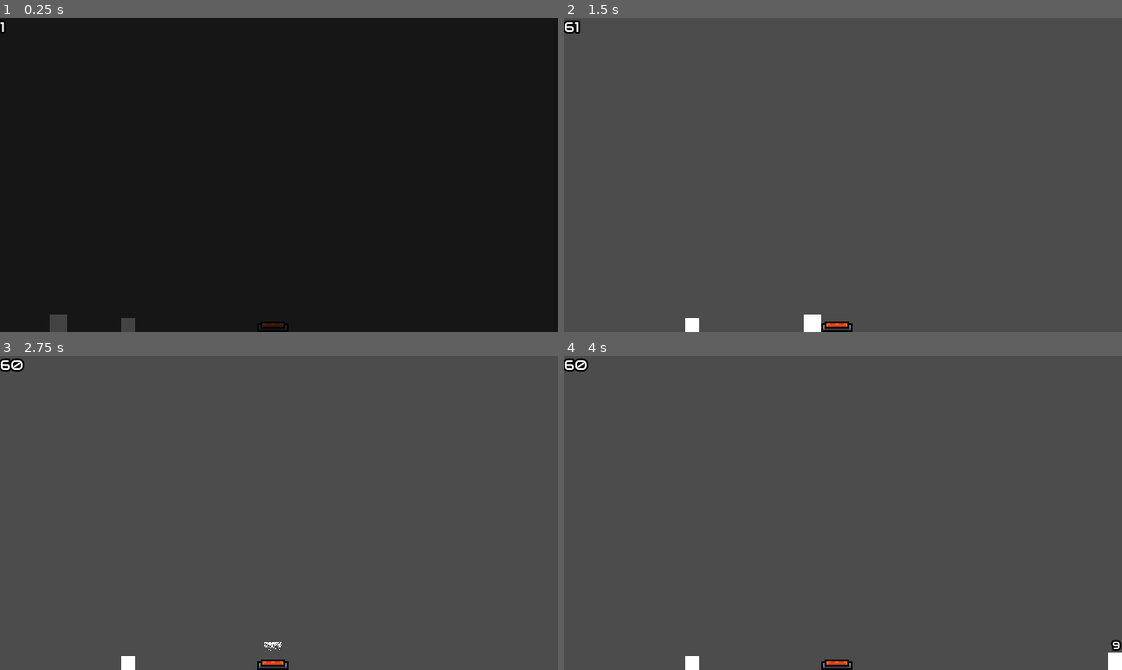
Above: before the commit, frames 1-4 (two rows, left to right).
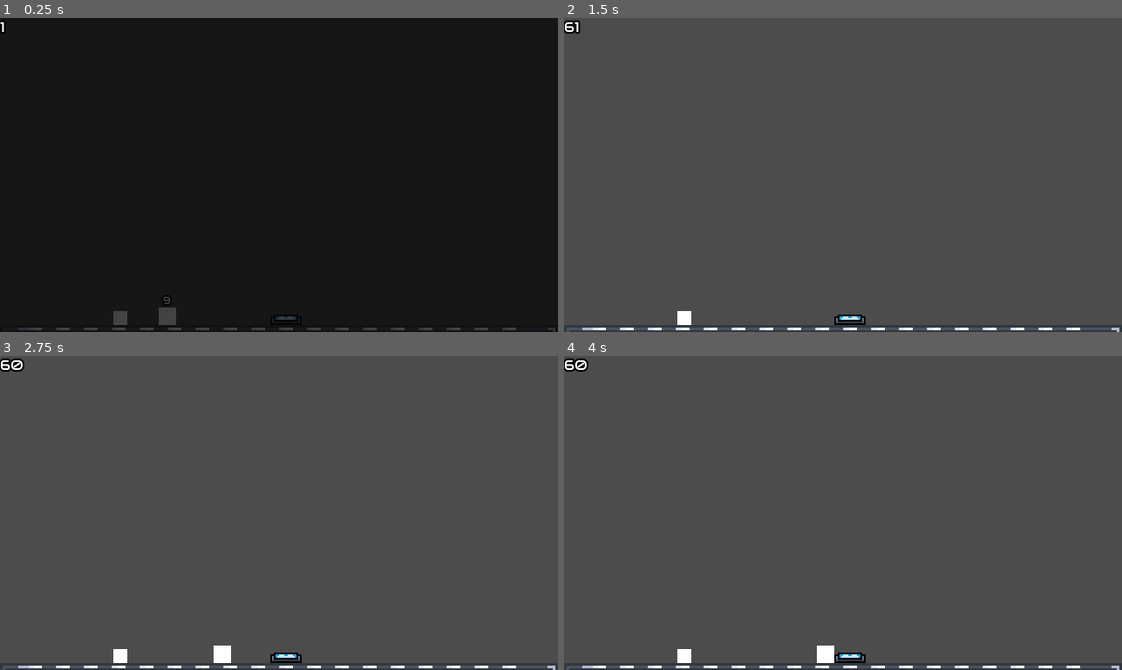
Above: after the commit, the same moments.

Repository: moha2008dev/slime-shift
Game: Godot game, scene res://scenes/World.tscn
The game is run twice, just before and just after one commit, with the same random seed, the same clock (stepped at 60 frames per second) and the same inputs. This scene is started directly instead of the project's main scene.
Inputs:
- Up to frame 1 (0.25 s): no input
- Up to frame 2 (1.5 s): hold D (right) from 0.53 s (still down); tap W (up) at 0.77 s
- Up to frame 3 (2.75 s): tap W (up) at 1.52 s; release D (right) at 2.03 s; hold A (left) from 2.03 s (still down)
- Up to frame 4 (4 s): release A (left) at 2.78 s; hold D (right) from 2.78 s (still down); tap W (up) at 3.02, 3.77 s

The runs differ from the first frame. In frame 1, 1.0% of the frame differs, in the area x 3-100%, y 88-100%; in frame 2, 2.3%; in frame 3, 2.3%; in frame 4, 2.4%, in the area x 0-100%, y 90-100%.

Commit message:
some not emportent edits

Diff:
--- a/scenes/World.tscn
+++ b/scenes/World.tscn
@@ -137,9 +137,9 @@
 }
 
 [node name="StateArea" type="Area2D" parent="."]
-position = Vector2( 313, 355 )
+position = Vector2( 328, 347 )
 script = ExtResource( 4 )
-state = "Liquid"
+state = "Iced"
 
 [node name="AnimatedSprite2" type="AnimatedSprite" parent="StateArea"]
 position = Vector2( 2, -7 )
@@ -159,9 +159,11 @@
 shape = SubResource( 18 )
 
 [node name="Player" parent="." instance=ExtResource( 1 )]
-position = Vector2( 67, 332 )
+position = Vector2( 192, 320 )
+state = "Liquid"
 
 [node name="Box" parent="." instance=ExtResource( 2 )]
+position = Vector2( 138, 344 )
 
 [node name="StaticBody2D" type="StaticBody2D" parent="."]
 position = Vector2( 320, 370 )
@@ -173,5 +175,6 @@
 tile_set = SubResource( 17 )
 cell_size = Vector2( 32, 32 )
 format = 1
+tile_data = PoolIntArray( 720896, 0, 0, 720897, 0, 1, 720898, 0, 1, 720899, 0, 1, 720900, 0, 1, 720901, 0, 1, 720902, 0, 1, 720903, 0, 1, 720904, 0, 1, 720905, 0, 1, 720906, 0, 1, 720907, 0, 1, 720908, 0, 1, 720909, 0, 1, 720910, 0, 1, 720911, 0, 1, 720912, 0, 1, 720913, 0, 1, 720914, 0, 1, 720915, 0, 2 )
 
 [connection signal="body_entered" from="StateArea" to="StateArea" method="_on_StateArea_body_entered"]
